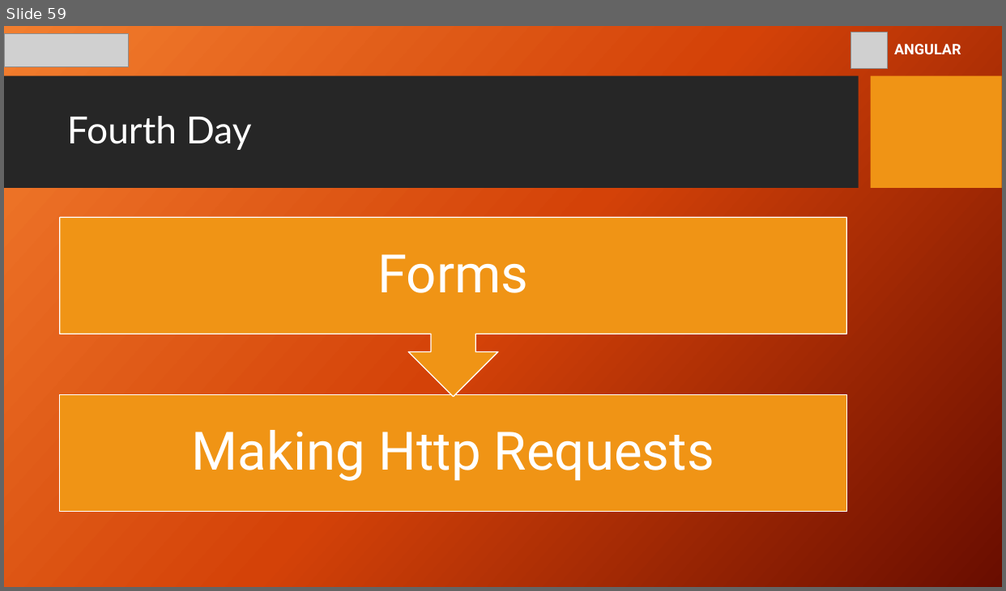
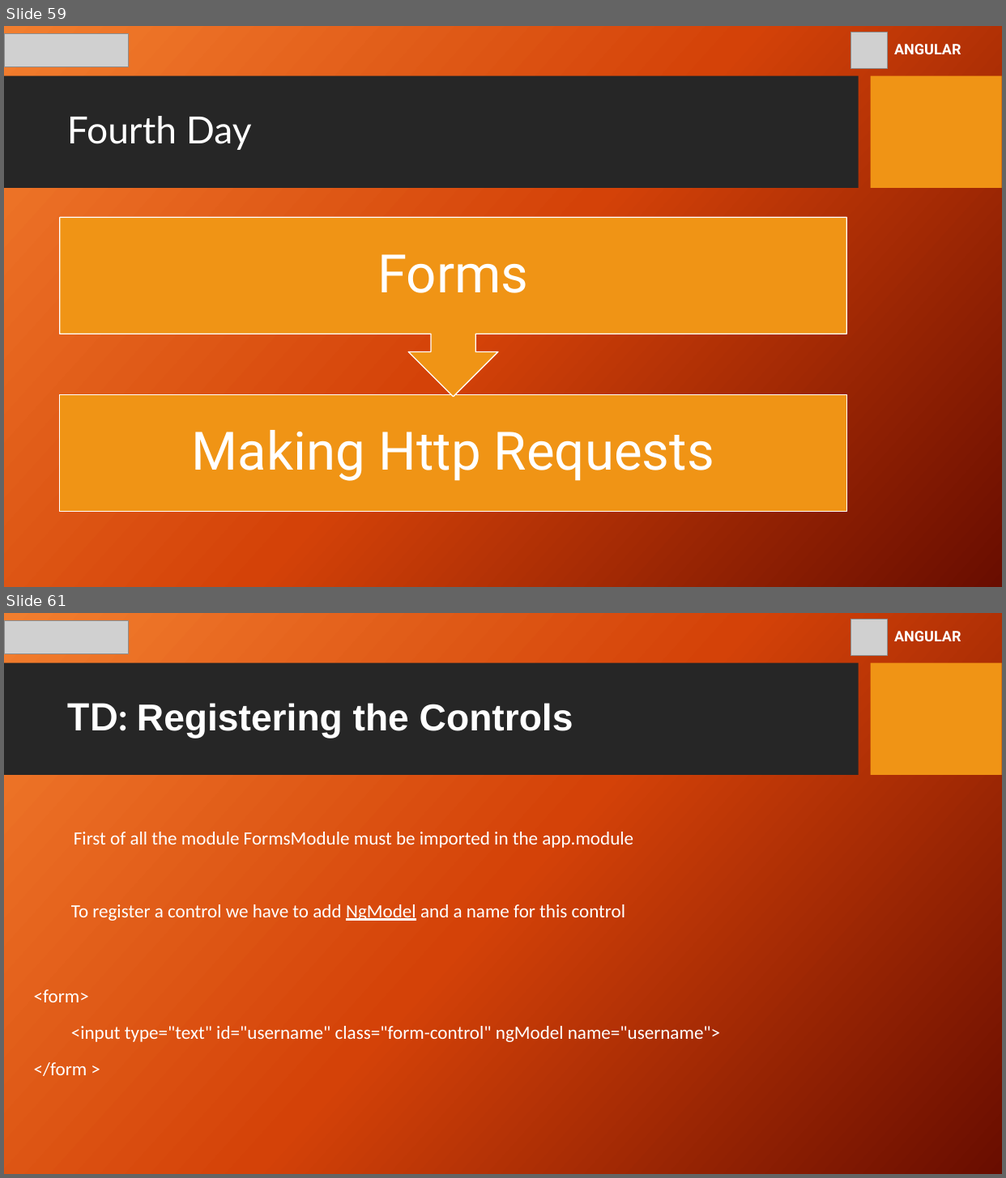
Before and after one commit to youma85/hps-ang, a slide deck: gp-hps-angular-8-yri.pptx. Shown one above the other, each under a label of ours: slide 59 before the commit, slides 59 and 61 after it; the slides between them are not shown. The pictures are 1006x591 and 1006x1178 pixels, drawn with LibreOffice and Linux fonts; fonts in the diff are those of the drawing; grey boxes stand for pictures; background and template pictures are left out. Boxes give left, top, right and bottom in pixels: in the first picture for what was removed or moved away, otherwise in the second. Text is boxed around its words. In the diff, an @@ line names an element or a change of style, - is before the commit and + after.

```diff
--- a/gp-hps-angular-8-yri.pptx
+++ b/gp-hps-angular-8-yri.pptx
@@ slide 61 added at [4, 613, 1002, 1174], background picture (left out); not listed: 2 template elements that a slide beside it also shows @@
@@ picture added at [4, 620, 128, 654] @@
@@ picture added at [850, 619, 888, 656] @@
@@ text added at [894, 631, 961, 641], 14 pt, text #FFFFFF, bold @@
+ANGULAR
@@ title added at [67, 703, 573, 739], 36 pt, text #FFFFFF, bold @@
+TD: Registering the Controls
@@ text added at [74, 832, 633, 848], 18 pt, text #FFFFFF @@
+First of all the module FormsModule must be imported in the app.module
@@ text added at [34, 905, 720, 1076], 18 pt, text #FFFFFF @@
+To register a control we have to add NgModel and a name for this control
+<form>
+<input type="text" id="username" class="form-control" ngModel name="username">
+</form >
```
Also in this commit, not shown: 4 slides changed, 25 other slides added.
